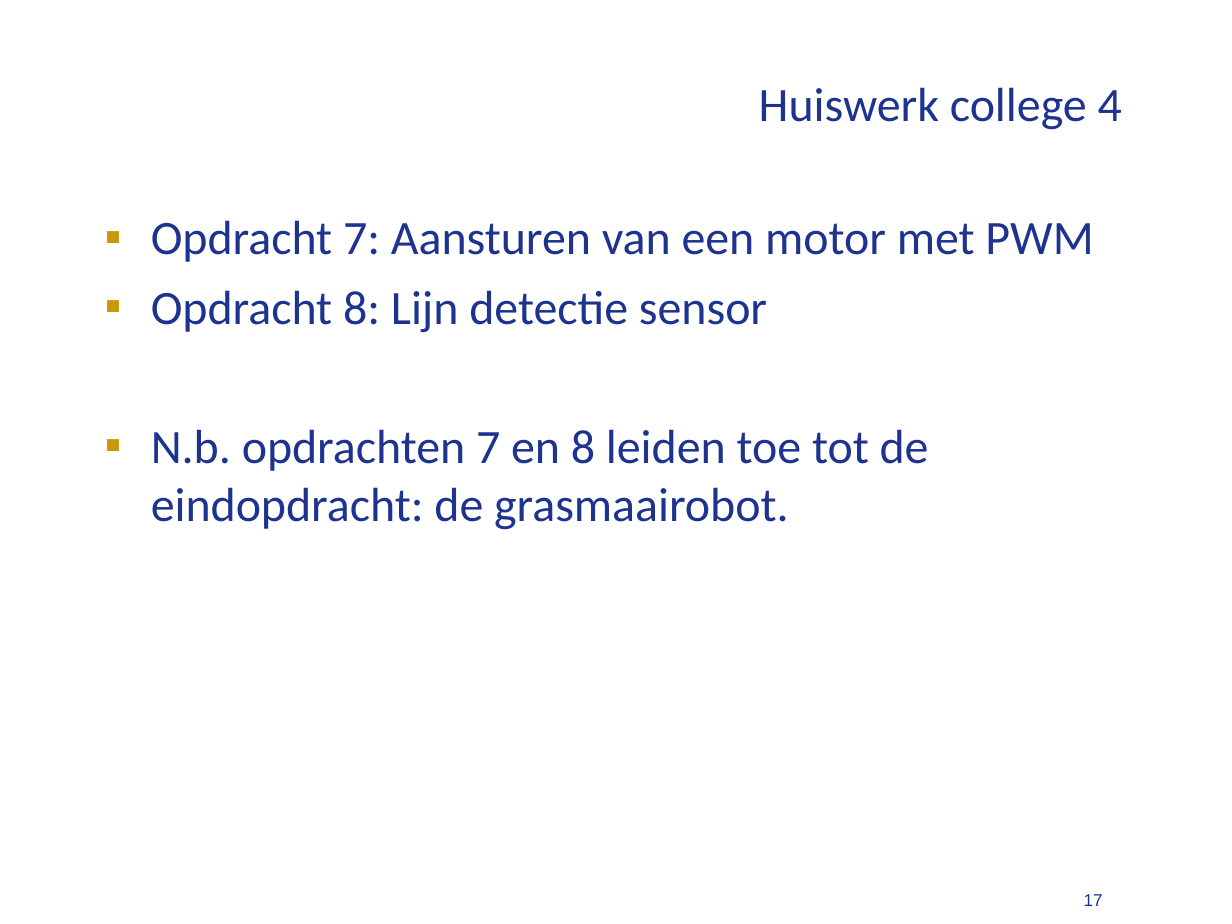
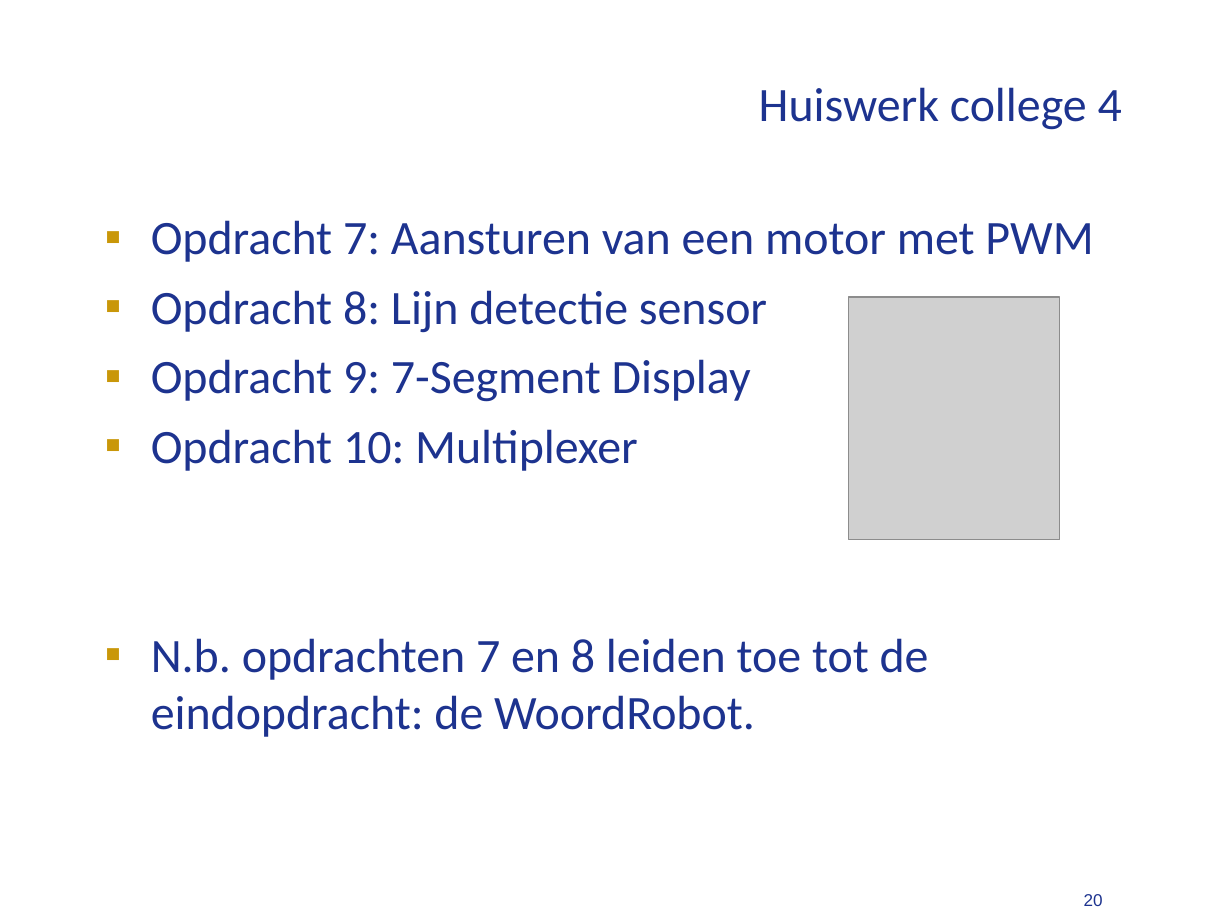
Before and after one commit to humiq/Greendevelopment, a slide deck: slide 20 of trunk/documents/Colleges/ISIROB College 4.ppt (slide 17 before the commit). Drawn at 1232x924 pixels with LibreOffice and Linux fonts; fonts in the diff are those of the drawing; grey boxes stand for pictures. Boxes give left, top, right and bottom in pixels: in the first picture for what was removed or moved away, otherwise in the second. Text is boxed around its words. In the diff, an @@ line names an element or a change of style, - is before the commit and + after.

```diff
--- a/trunk/documents/Colleges/ISIROB College 4.ppt
+++ b/trunk/documents/Colleges/ISIROB College 4.ppt
@@ picture added at (849, 297, 1060, 540) @@
@@ text at (151, 359, 929, 737): text changed @@
-▪ N.b. opdrachten 7 en 8 leiden toe tot de eindopdracht: de grasmaairobot.
+▪ Opdracht 9: 7-Segment Display
+▪ Opdracht 10: Multiplexer
+▪ N.b. opdrachten 7 en 8 leiden toe tot de eindopdracht: de WoordRobot.
@@ page number at (1084, 894, 1103, 906): text changed @@
-17
+20
```
Also in this commit, not shown: 2 other slides changed, 4 slides added, 2 slides removed, 5 other files.
